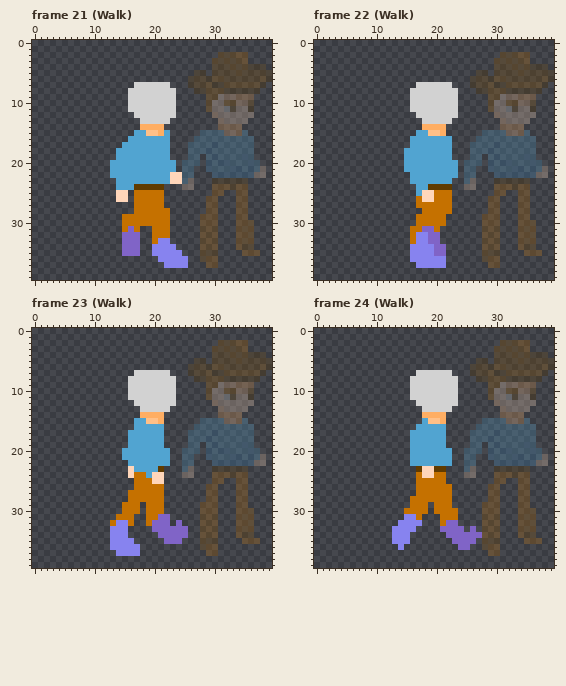
Pixel-art file: Assets/Characters/Test2Animation_40x40.ase. This is how it looked before the edit.
40x40 pixels, 24 frames. Shown: frame 21 (Walk), frame 22 (Walk), frame 23 (Walk), frame 24 (Walk). The commit also changed other frames, which this record leaves out.
After:
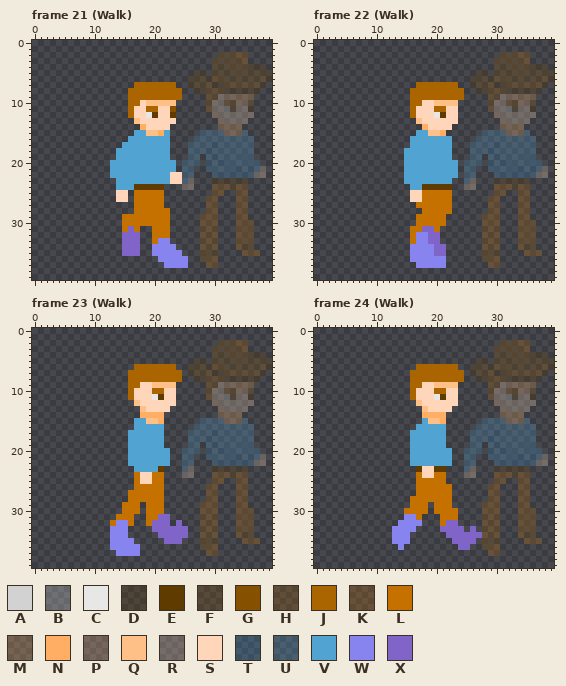
Palette (. is transparent): A #d2d2d2  B #e7e7e740  C #e7e7e7  D #603b0040  E #603b00  F #85510040  G #855100  H #aa650040  J #aa6500  K #c5710040  L #c57100  M #ffae6340  N #ffae63  P #ffc08840  Q #ffc088  R #ffd6ba40  S #ffd6ba  T #3986c140  U #51a4d140  V #51a4d1  W #8783ef  X #8064c7
Changes in this commit:
layer "Neck" removed
Frame 21 (Walk), layer "Head":
y 7: x 17..23 AAAAAA. -> JJJJJJJ
y 8..9: x 16..24 AAAAAAAA. -> JJJJJJJJJ
y 10: x 16..23 AAAAAAAA -> JJSQQQQQ
y 11: x 16..23 AAAAAAAA -> JSSJJSSG
y 12: x 16..23 .AAAAAAA -> JSSCESSE
y 13: x 17..23 .AAAAA. -> QSSSSSS
y 14: x 19..22 NNN. -> SSSS
Frame 22 (Walk), layers "Right hand", "Shirt", "Head":
y 7: x 17..23 AAAAAA. -> JJJJJJJ
y 8..9: x 16..24 AAAAAAAA. -> JJJJJJJJJ
y 10: x 16..23 AAAAAAAA -> JJSSQQQQ
y 11: x 16..23 AAAAAAAA -> JSSSJJSS
y 12: x 16..23 .AAAAAAA -> JSSSCESS
y 13: x 17..23 .AAAAA. -> QSSSSSS
y 14: x 19..22 NNN. -> SSSS
y 22..23: x 15 . -> V
y 24: x 16 . -> V; x 18 V -> E
y 25: x 16..19 .VSS -> SSLL
y 26: x 16..19 .LSS -> SSLL
Frame 23 (Walk):
y 6: x 17..23 ....... -> JJJJJJJ
y 7: x 16..24 .AAAAAA.. -> JJJJJJJJJ
y 8: x 16..24 AAAAAAAA. -> JJJJJJJJJ
y 9: x 16..23 AAAAAAAA -> JJSSQQQQ
y 10: x 16..23 AAAAAAAA -> JSSSJJSS
y 11: x 16..23 AAAAAAAA -> JSSSCESS
y 12: x 17..23 AAAAAAA -> QSSSSSS
y 13: x 18..22 AAAAA -> QSSSS
y 20..21: x 15 V -> .
y 23: x 16 S -> .
y 24: x 16 S -> .; x 18..21 LVSS -> SSLL
y 25: x 18..21 LLSS -> SSLL
Frame 24 (Walk), layer "Head":
y 6: x 17..23 ....... -> JJJJJJJ
y 7: x 16..24 .AAAAAA.. -> JJJJJJJJJ
y 8: x 16..24 AAAAAAAA. -> JJJJJJJJJ
y 9: x 16..23 AAAAAAAA -> JJSSQQQQ
y 10: x 16..23 AAAAAAAA -> JSSSJJSS
y 11: x 16..23 AAAAAAAA -> JSSSCESS
y 12: x 17..23 AAAAAAA -> QSSSSSS
y 13: x 18..22 AAAAA -> QSSSS
